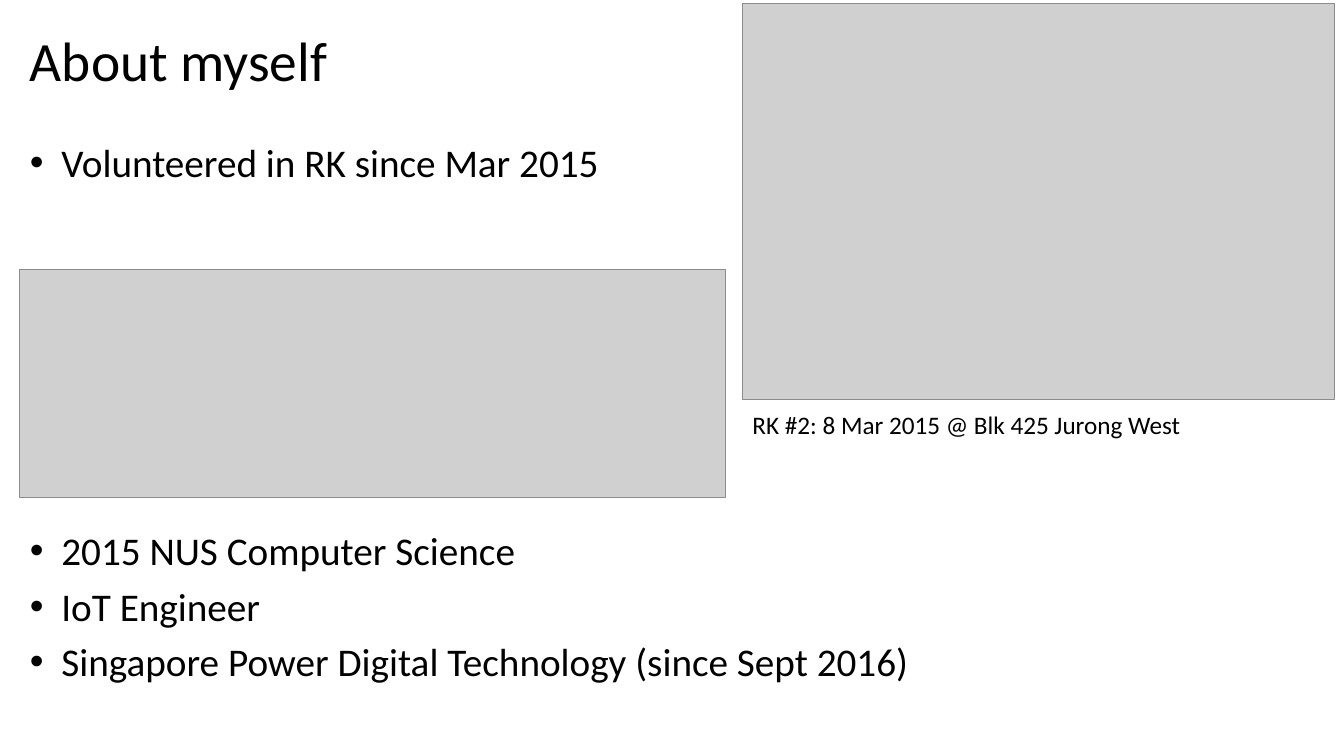
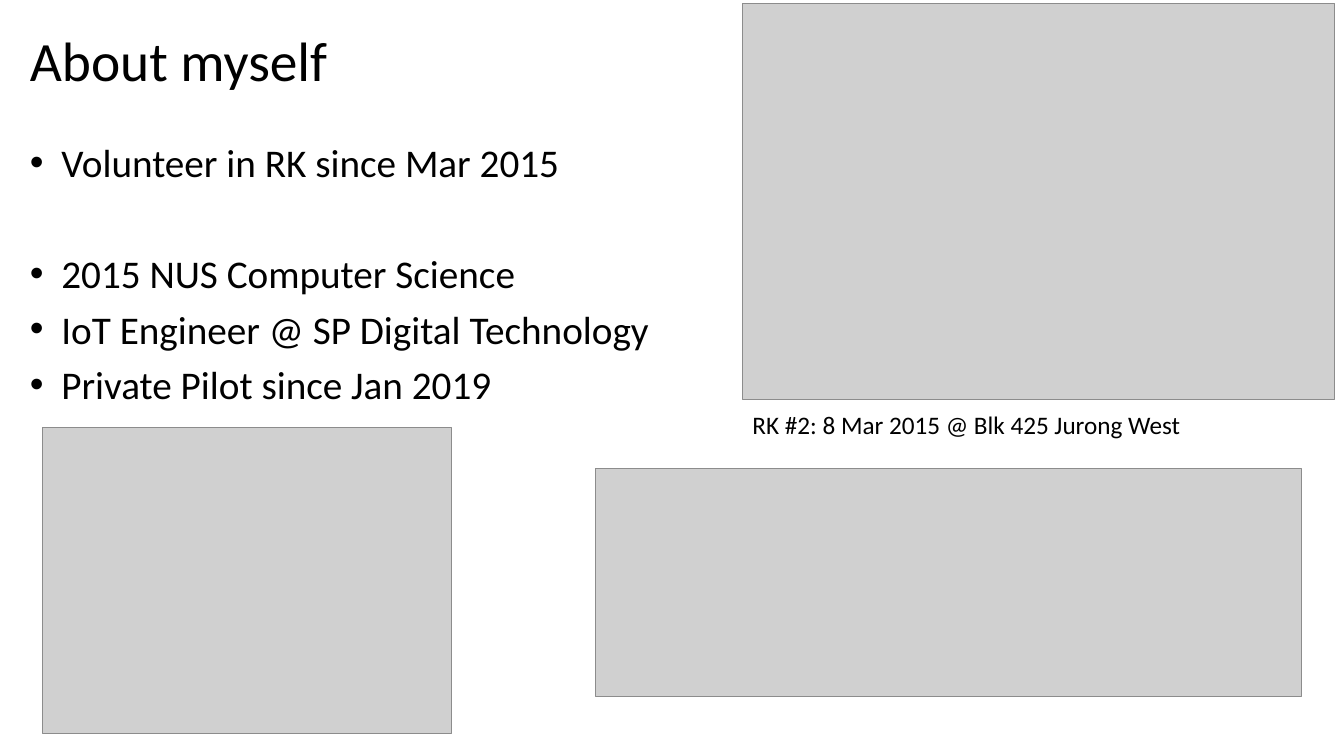
Before and after one commit to wemakerspace/repair-kopitiam-training-and-equipment, a slide deck: slide 1 of training/About YKM.pptx. Drawn at 1344x756 pixels with LibreOffice and Linux fonts; fonts in the diff are those of the drawing; grey boxes stand for pictures. Boxes give left, top, right and bottom in pixels: in the first picture for what was removed or moved away, otherwise in the second. Text is boxed around its words. In the diff, an @@ line names an element or a change of style, - is before the commit and + after.

```diff
--- a/training/About YKM.pptx
+++ b/training/About YKM.pptx
@@ text at <box>61,149,559,178</box>: text changed @@
-• Volunteered in RK since Mar 2015
+• Volunteer in RK since Mar 2015
@@ text at <box>61,316,649,400</box>: text changed @@
-• IoT Engineer
-• Singapore Power Digital Technology (since Sept 2016)
+• IoT Engineer @ SP Digital Technology
+• Private Pilot since Jan 2019
@@ picture added at <box>42,427,451,734</box> @@
@@ picture: place and size @@
-picture at <box>20,269,726,498</box>
+picture at <box>596,469,1302,698</box>
```
Also in this commit, not shown: 2 other files.
